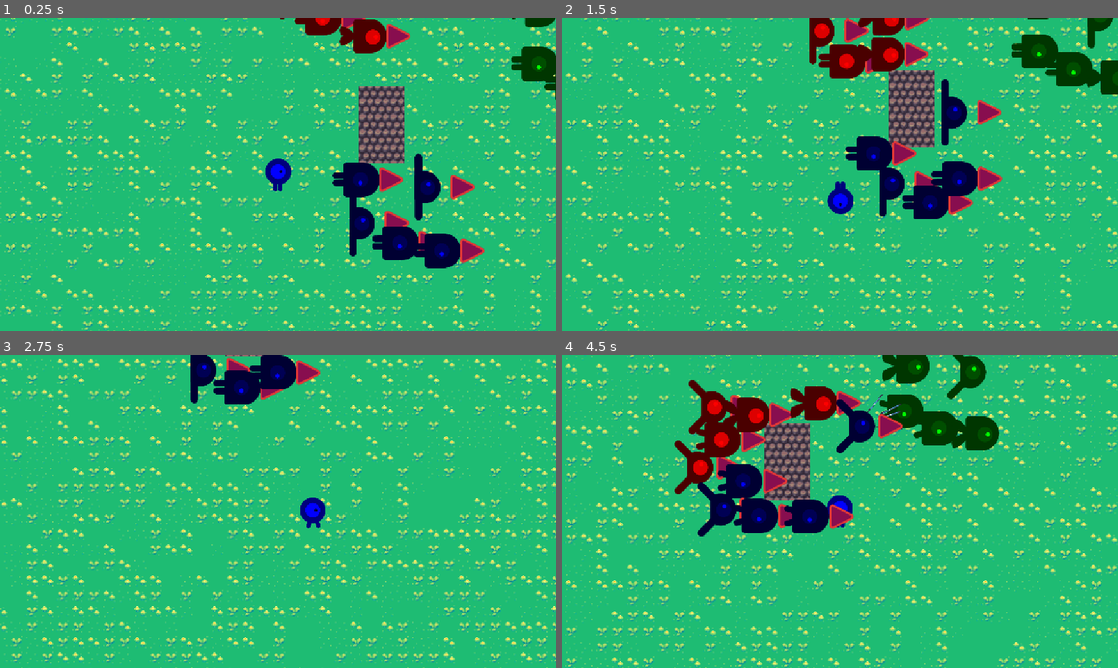
Above: before the commit, frames 1-4 (two rows, left to right).
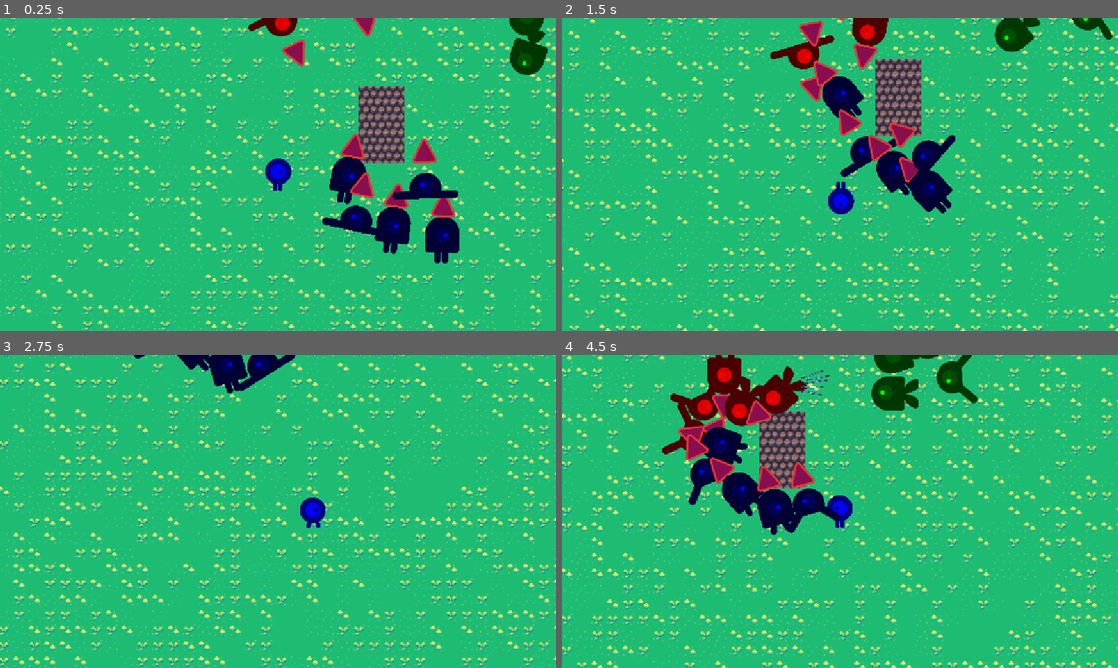
Above: after the commit, the same moments.

Repository: actuallyfrank/project-battlefield
Game: Godot game, scene res://scenes/Main.tscn
Same seed, same stepped clock (60 frames per second), same inputs: the game is played once before the commit and once after it. The engine's default icon, where the game draws it, is replaced by a stand-in: a white triangle on a blue panel in a dark square.
Inputs:
- Up to frame 1 (0.25 s): no input
- Up to frame 2 (1.5 s): hold Right (move_right) 0.53-1.28 s; hold Down (move_down) from 1.28 s (still down)
- Up to frame 3 (2.75 s): release Down (move_down) at 2.03 s; hold Right (move_right) from 2.03 s (still down)
- Up to frame 4 (4.5 s): release Right (move_right) at 2.78 s; hold Up (move_up) 2.78-3.53 s; hold Left (move_left) from 3.53 s (still down)

The runs differ from the first frame. In frame 1, 7.7% of the frame differs, in the area x 44-100%, y 0-80%; in frame 2, 33%; in frame 3, 26%; in frame 4, 35%, in the area x 0-100%, y 0-100%.

Commit message:
feat: animate weapons

Diff:
--- a/scenes/components/ai_component.gd
+++ b/scenes/components/ai_component.gd
@@ -2,11 +2,12 @@
 class_name AIComponent
 
 @export var speed: float = 10
+@export var rotation_speed: float = 5.0
 @export var actor: CharacterBody2D
 @export var teamComponent: TeamComponent
 @export var weaponComponent: WeaponComponent
 
-enum State { IDLE, CHASING, ATTACKING }
+enum State {IDLE, CHASING, ATTACKING}
 var state: State = State.IDLE
 
 var target: HitboxComponent = null
@@ -24,10 +25,11 @@
 	actor.velocity = current_agent_position.direction_to(next_path_position) * speed
 	actor.move_and_slide()
 
-func _process(_delta: float) -> void:
+func _process(delta: float) -> void:
 	updateState()
 
-
+	if target != null:
+		look_at_target(delta)
 
 func updateState() -> void:
 	if canAttack():
@@ -45,7 +47,6 @@
 		return false
 
 	return weaponComponent.isTargetInReach(target)
-
 
 
 func make_path_to_target() -> void:
@@ -77,7 +78,7 @@
 		return false
 	return true
 
-func _on_detection_zone_area_entered(area:Area2D):
+func _on_detection_zone_area_entered(area: Area2D):
 	if !HitUtils.canHit(area, teamComponent.team):
 		return
 
@@ -104,3 +105,12 @@
 func _on_target_timer_timeout():
 	actorsInRange = DistanceUtils.sortByDistance(global_position, actorsInRange)
 	target = actorsInRange[0]
+
+func look_at_target(delta: float) -> void:
+	if target == null or actor == null:
+		return
+
+	var direction_to_target = target.global_position - actor.global_position
+	var target_rotation = direction_to_target.angle()
+
+	actor.rotation = lerp_angle(actor.rotation, target_rotation, rotation_speed * delta)
--- a/scenes/soldier.tscn
+++ b/scenes/soldier.tscn
@@ -57,8 +57,11 @@
 
 [sub_resource type="CircleShape2D" id="CircleShape2D_d314s"]
 
+[sub_resource type="Curve" id="Curve_wy8un"]
+_data = [Vector2(0, 0), 0.0, 0.0, 0, 0, Vector2(0.54, 0.988764), 0.0, 0.0, 0, 0, Vector2(1, 0), 0.0, 0.0, 0, 0]
+point_count = 3
+
 [node name="Soldier" type="CharacterBody2D"]
-position = Vector2(156, 126)
 motion_mode = 1
 wall_min_slide_angle = 0.0
 script = ExtResource("1_81x50")
@@ -100,6 +103,7 @@
 ai = NodePath("../AIComponent")
 team = NodePath("../TeamComponent")
 cooldown = 2.0
+animation_curve = SubResource("Curve_wy8un")
 
 [node name="Sword" type="Sprite2D" parent="WeaponComponent"]
 texture = ExtResource("14_ihrly")
--- a/scenes/weapon_component.gd
+++ b/scenes/weapon_component.gd
@@ -6,10 +6,31 @@
 @export var ai: AIComponent = null
 @export var team: TeamComponent = null
 @export var cooldown: float = 1
+
+@export var animation_curve: Curve
+@export var animation_duration: float = 0.5
+@export var animation_amplitude: Vector2 = Vector2(20, 0)
+
 var timer: float = 0
+var animation_timer: float = 0
+var is_animating: bool = false
+var start_position: Vector2
+var rest_position: Vector2
 
-func attack(target: HitboxComponent, team: int):
+func attack(target: HitboxComponent, _team: int):
 	target.hit(10)
+	trigger_animation()
+
+func trigger_animation():
+	if animation_curve == null:
+		return
+
+	is_animating = true
+	animation_timer = 0
+	start_position = position
+
+func _ready():
+	rest_position = position
 
 func isTargetInReach(target: HitboxComponent):
 	var target_position = target.global_position
@@ -20,6 +41,8 @@
 func _process(delta):
 	if ai == null or team == null:
 		return
+
+	handleAnimation(delta)
 
 	var target = ai.target
 
@@ -35,3 +58,17 @@
 	if timer >= cooldown:
 		attack(target, team.team)
 		timer = 0
+
+
+func handleAnimation(delta: float):
+	if is_animating:
+		animation_timer += delta
+		var progress = animation_timer / animation_duration
+
+		if progress >= 1.0:
+			is_animating = false
+			position = rest_position
+		else:
+			var curve_value = animation_curve.sample(progress)
+			var offset = animation_amplitude * curve_value
+			position = rest_position + offset
Not shown: 1 places in scenes/soldier.tscn that only renumber resources
